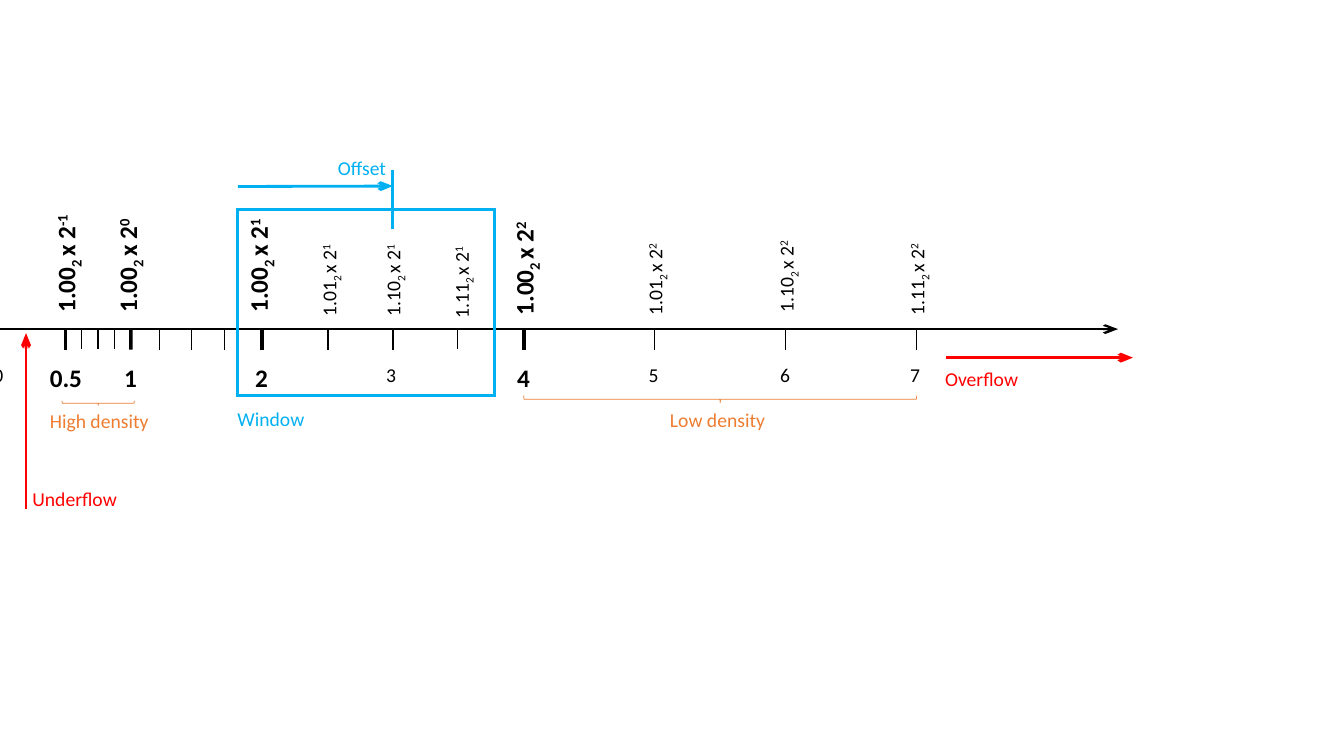
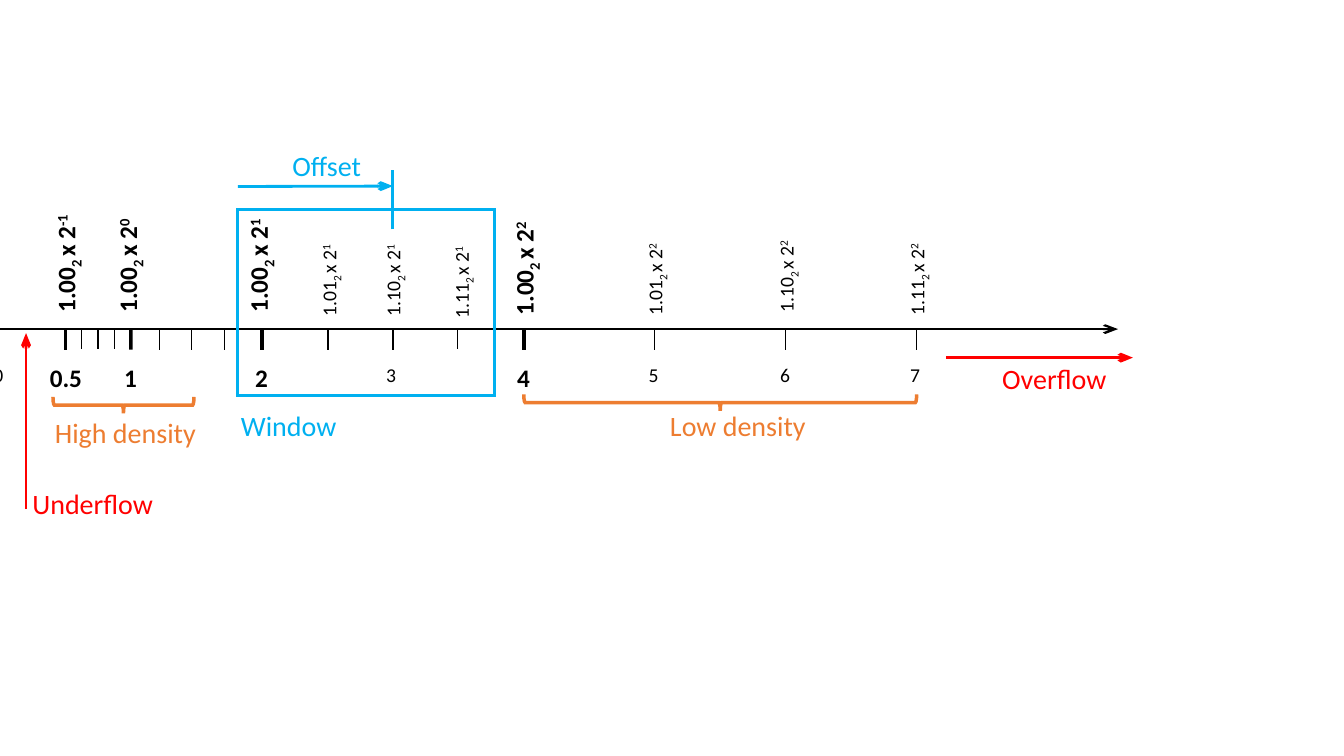
Before and after one commit to jahrWork/Advanced_programming, a slide deck: slide 5 of doc/Figures/TEMP/ParametersIEEE.pptx (slide 4 before the commit). Drawn at 1344x756 pixels with LibreOffice and Linux fonts; fonts in the diff are those of the drawing. Boxes give left, top, right and bottom in pixels: in the first picture for what was removed or moved away, otherwise in the second. Text is boxed around its words. In the diff, an @@ line names an element or a change of style, - is before the commit and + after.

```diff
--- a/doc/Figures/TEMP/ParametersIEEE.pptx
+++ b/doc/Figures/TEMP/ParametersIEEE.pptx
@@ text "Offset": place and size @@
-text "Offset" at <box>338,161,386,175</box>
+text "Offset" at <box>292,156,361,177</box>
@@ text "Overflow": place and size @@
-text "Overflow" at <box>945,372,1018,386</box>
+text "Overflow" at <box>1002,369,1106,390</box>
@@ size 14 to 20 pt in 6 elements at <box>292,156,361,177</box>, <box>1002,369,1106,390</box>, <box>670,416,806,441</box>, <box>241,416,336,436</box>, <box>32,494,153,515</box>, <box>55,423,196,448</box> @@
@@ text "High density": place and size @@
-text "High density" at <box>50,414,148,432</box>
+text "High density" at <box>55,423,196,448</box>
@@ left brace at <box>52,397,194,413</box>: outline #ED7D31 0.5 pt to #ED7D31 2.5 pt @@
@@ left brace: place and size @@
-left brace at <box>62,401,135,406</box>
+left brace at <box>52,397,194,413</box>
@@ left brace: place and size @@
-left brace at <box>524,396,917,403</box>
+left brace at <box>523,394,917,410</box>
@@ left brace at <box>523,394,917,410</box>: outline #ED7D31 0.5 pt to #ED7D31 2.5 pt @@
```
Also in this commit, not shown: 1 slide added, 3 other files.
